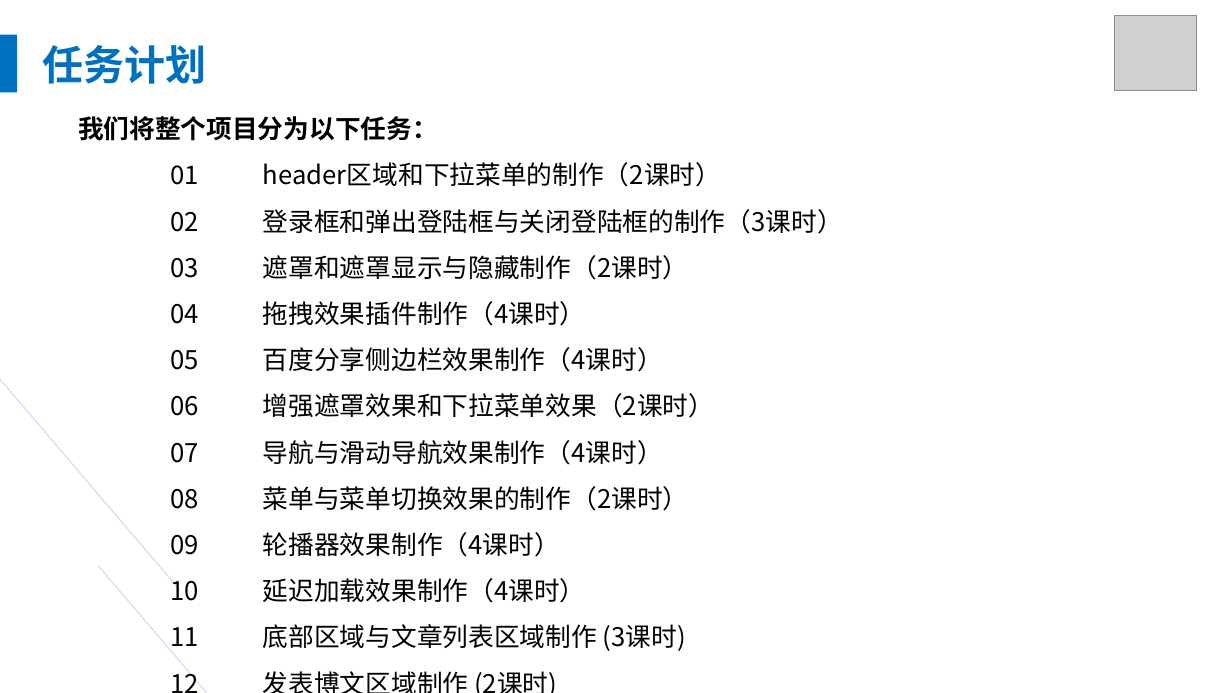
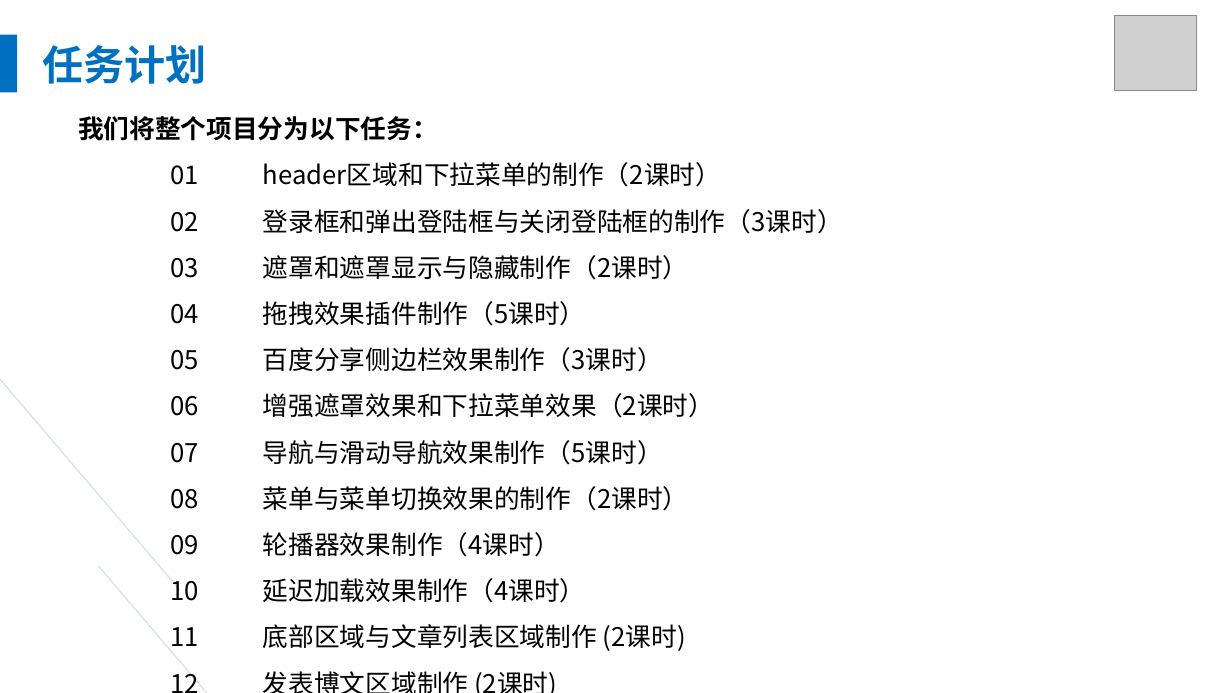
Before and after one commit to YangMr/AP-, a slide deck: slide 6 of 初级/04 实训教学PPT/00 项目介绍.pptx. Drawn at 1232x693 pixels with LibreOffice and Linux fonts; fonts in the diff are those of the drawing; grey boxes stand for pictures. Boxes give left, top, right and bottom in pixels: in the first picture for what was removed or moved away, otherwise in the second. Text is boxed around its words. In the diff, an @@ line names an element or a change of style, - is before the commit and + after.

```diff
--- a/初级/04 实训教学PPT/00 项目介绍.pptx
+++ b/初级/04 实训教学PPT/00 项目介绍.pptx
@@ text at [170,301,663,372]: text changed @@
-04 拖拽效果插件制作（4课时）
-05 百度分享侧边栏效果制作（4课时）
+04 拖拽效果插件制作（5课时）
+05 百度分享侧边栏效果制作（3课时）
@@ text at [170,440,663,465]: text changed @@
-07 导航与滑动导航效果制作（4课时）
+07 导航与滑动导航效果制作（5课时）
@@ text at [170,624,686,653]: text changed @@
-11 底部区域与文章列表区域制作 (3课时)
+11 底部区域与文章列表区域制作 (2课时)
```
Also in this commit, not shown: 10 other files.
